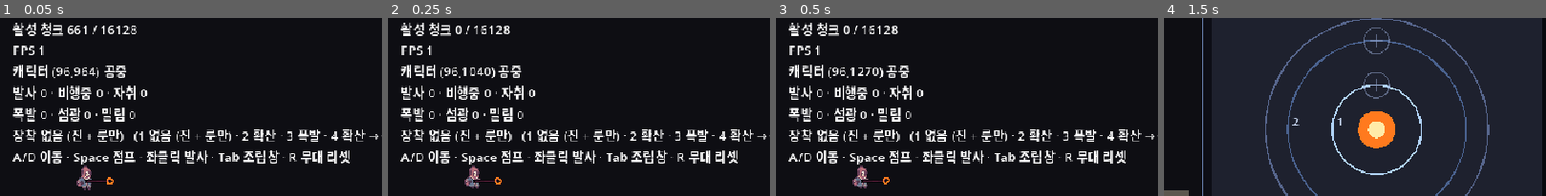
Above: before the commit, frames 1-4 (left to right).
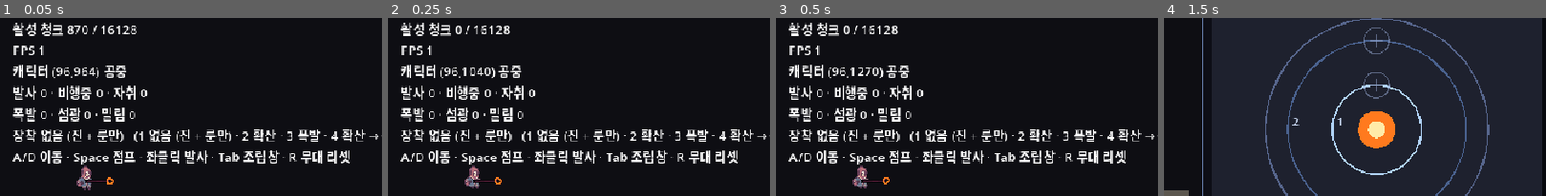
Above: after the commit, the same moments.

Repository: djgnfj-svg/tockbon
Game: Godot game, scene res://src/stage/stage.tscn
Same seed, same stepped clock (60 frames per second), same inputs: the game is played once before the commit and once after it.
Inputs (mouse positions are % of the whole screen's width and height, from its top left):
- Up to frame 1 (0.05 s): no input
- Up to frame 2 (0.25 s): no input
- Up to frame 3 (0.5 s): no input
- Up to frame 4 (1.5 s): tap Enter at 0.5 s; move the mouse to (72, 53) at 0.52 s; hold D (move_right) 0.53-1.25 s; hold Tab (toggle_assembly) 0.53-1.25 s; click (72, 53) at 0.67 s; tap Space (jump) at 0.77, 1.25 s; drag from (50, 43) to (45, 83) at 1.27 s
The pictures show only the part of the screen within x 0-50%, y 14-64%; the shares and areas given below are measured in that part.

The runs differ from the first frame. In frame 1, 0.2% of the frame differs, in the area x 17-23%, y 4-10%; in frame 2, nothing differs; in frame 3, nothing differs; in frame 4, nothing differs.

Commit message:
water: 청크 경계 버그를 고치고 — 가짜 그물의 새 형태 셋을 하네스에 박는다
## 코드 버그 둘

_touch(i) 가 셀이 제 청크의 첫 행일 때(y%16==0) 위쪽 이웃 청크도 찍는다.
🔴 8이웃을 안 찍었다. 비용 모델(깨어 있는 밴드 하나가 128us · 청크 수와
무관)이 결정적이었다 — 아래·대각을 깨우면 밴드 항이 그대로 커지는데 얻는 게
0이다. 물은 위에서만 온다. ⚠ 좌우는 단계 3에서 _water_step 이 (x±1) 로 옮기기
시작하는 그때 넣는다. 지금 넣으면 옮기는 규칙이 없는 방향을 깨우는 것이다.

cmd_fill(…, WATER) 를 _valid_mat 이 거절하고 짖는다. _fill_rect 를 _write_water
로 보내는 길은 안 골랐다 — cmd_fill 에 양 칸이 없어서 255를 넣는 것은
「채우기가 곧 가득 찬 물」이라는 없는 규칙을 발명하는 것이고, 그러면 물의 문이
둘이 되면서 뜻이 갈린다. 맵에 물을 두는 날 지형 굽기가 이 줄에 부딪히는 게
맞는 신호다.

## 🔴🔴 하네스 — 가짜 그물의 새 형태 셋

앞의 다섯은 「검사 하나가 헛돈다」였다. 이 셋은 「검사들이 다 물리는데 덮이지
않는다」다. ⚠ 그래서 「모든 뮤테이션이 빨개진다」를 확인해도 안 잡힌다 —
뮤테이션 목록 자체가 좁았던 것이다.

  최종 상태만 보는 검사는 순서 계약을 못 잰다. 행 순회를 뒤집어도 최종 상태가
    같아서 세 검사가 전부 초록이었다. 과정을 재는 검사가 따로 필요하다

  맞대기는 「갈라짐」만 잡고 「사라짐」을 못 잡는다. 두 경로를 하나로 접으면
    단언이 항진명제가 된다 — 요약을 죽이고 접근자를 스캔으로 바꾸니
    scan == scan 이 되어 39개 전부 초록이었다

  루프 조건이 처음부터 거짓이면 검사가 통째로 안 돈다. while active > 0 이
    flip 전이라 0에서 시작해 즉시 끝났고 「잠들었다」가 공짜로 통과했다

⚠ 셋 다 라벨은 정확했다. 틀린 것은 라벨이 아니라 그 라벨에 도달하는 경로였다.
⇒ 라벨을 읽고 「그 상태에 정말 들어가나」를 물어라.

그물 1727개 통과(1682에서). 뒤집기 일곱 전부 물었다.
⚠ y < H-1 가드 제거는 단언 159개가 전부 초록이고 래퍼만 잡았다(Out of bounds
30줄) — CLAUDE.md 의 「잡는 것은 래퍼의 마지막 줄 하나뿐」이 실제로 작동한 사례다.

Co-Authored-By: Claude Opus 5 (1M context) <noreply@anthropic.com>

Diff:
--- a/src/sim/cell_grid.gd
+++ b/src/sim/cell_grid.gd
@@ -228,7 +228,33 @@
 ##  비우기도 전부 거기를 지난다 ⇒ 문이 하나라 빠뜨릴 자리가 없다.
 ## 🔴 **`_ignite_cell` 은 안 부른다.** `_flag`·`_aux` 만 만지고 재료를 안 바꾸며, 점화 조건이
 ##  연료 > 0 이라 **물 칸(연료 0)에 원리적으로 못 닿는다.** 불은 파면 목록이라 청크와 독립이다.
+##
+## 🔴🔴 **자기 청크만 찍으면 청크 경계에 「보이지 않는 벽」이 선다.** 2026-08-07에 verify-read2가
+##  **원본 코드에서 재현했다**(뮤테이션 없이):
+##
+##      물 y=335(밴드 20) · 아래 y=336(밴드 21)은 돌 ⇒ 3틱에 잠든다
+##      바로 아래만 판다 ⇒ **10틱 뒤에도 물이 y=335에 그대로 떠 있다**
+##
+##  ⚠ 판 칸의 청크만 깨어나고 **물이 든 밴드는 잠든 채**라 순회가 통째로 건너뛴다.
+##   에러 0 · 화면엔 「공중에 뜬 물」로만 보인다. 🔴 **폭발·파기·다 탄 나무가 전부 이 경로다**
+##   (물기둥 바닥의 y가 16의 배수 −1일 때 — 대략 16번에 1번).
+##
+## ⇒ **「물이 이 칸으로 흘러들 수 있는 방향」의 청크도 같이 찍는다.**
+## 🔴 **8이웃을 다 찍지 않는다.** 깨어 있는 밴드 하나가 128μs이고 그건 **그 밴드의 청크 수와
+##  무관하다**(verify-run 실측) — 넓게 깨우면 밴드 수가 늘어 그 항이 그대로 커진다.
+##  ⇒ 아래·대각은 안 찍는다. 물은 위로도 대각으로도 안 온다.
+## 🔴🔴 **단계 3에서 좌우가 붙으면 여기에 좌우 이웃을 더해야 한다** — `_water_step` 이
+##  `(x±1, y)` 로 옮기기 시작하는 순간 **열 경계에서 같은 벽이 서고, 그쪽이 훨씬 자주 걸린다.**
+##  ⚠ 지금 미리 안 넣는 이유는 하나다: **옮기는 규칙이 없는 방향을 깨우면 재는 그물이 없다.**
 func _touch(i: int) -> void:
+	_touch_chunk_of(i)
+	# 🔴 이 칸이 제 청크의 **첫 행**일 때만 위쪽 이웃이 다른 청크다. 아니면 위에서 이미 찍혔다.
+	if (i >> X_SHIFT) % Tuning.CHUNK_CELLS == 0 and i >= W:
+		_touch_chunk_of(i - W)
+
+
+## 셀 인덱스가 든 청크 하나를 dirty 로 찍는다.
+func _touch_chunk_of(i: int) -> void:
 	var band := (i >> X_SHIFT) / Tuning.CHUNK_CELLS
 	var c := band * CHUNK_W + ((i & X_MASK) / Tuning.CHUNK_CELLS)
 	# 🔴 밴드 요약은 **증분으로만** 유지된다 — 여기서 중복을 안 거르면 같은 청크를 여러 번
@@ -282,6 +308,9 @@
 func _water_step() -> void:
 	# 🔴 dir 은 `_tick` 에서 파생시킨다 — **상태를 새로 안 든다.** `_tick` 이 이미 결정론적이라
 	#  따로 들면 그 둘이 갈라지는 날이 오고, 갈라진 쪽은 멀티에서만 보인다.
+	# ⚠🔴 **지금 dir 은 아무 일도 안 한다.** 아래로만 가는 단계라 좌우 대칭이 원리적으로 없고,
+	#  **통째로 지워도 그물이 하나도 안 짖는다**(2026-08-07에 확인했다). 순회 방향만 뒤집을 뿐이다.
+	#  ⇒ **소비자는 단계 3(좌우 나눔)에서 생긴다.** 그때 「좌우 편향 없음」 그물이 이걸 잰다.
 	var dir := 1 if (_tick & 1) == 0 else -1
 	var cc := Tuning.CHUNK_CELLS
 	var band := CHUNK_H - 1
@@ -474,6 +503,18 @@
 ##  셰이더는 `clamp`라 마젠타로 뜬다 ⇒ **시뮬과 렌더가 서로 다른 방식으로** 틀어진다.
 ## ⚠ 내부 루프가 아니라 **커맨드 경계**에서 한 번만 본다 — 채우기 하나가 `_write_cell`을 수천 번 돈다.
 func _valid_mat(mat: int) -> bool:
+	# 🔴🔴 **물은 여기로 못 들어온다.** `cmd_fill` 은 `_write_cell` 을 지나고 그건 `_aux` 를 0으로
+	#  만든다 ⇒ **재료는 WATER인데 양이 0인 칸**이 생기고, `cell_materials.gd` 의 `_aux` 절이
+	#  「원리적으로 없다」고 못 박은 상태가 실제로 선다.
+	#  ⚠ 실측(2026-08-07, verify-read2): `cmd_fill(…, WATER)` 로 놓은 55칸이 **20틱 뒤 0개**다.
+	#   첫 순회에서 `_water_fall` 이 양 0을 아래로 넘기고 그 칸을 EMPTY 로 만든다 — **조용히 증발한다.**
+	# 🔴 **양을 여기서 지어내지 않는다.** `cmd_fill` 에는 양 칸이 없고, 255를 넣는 것은
+	#  「채우기가 곧 가득 찬 물」이라는 **없는 규칙을 발명하는 것**이다. 물의 문은 양을 들고 온다
+	#  (`set_water` · 단계 5의 `CMD_WATER`) ⇒ 여기서는 **짖고 버린다.**
+	# ⚠ 맵에 물을 두는 날 지형 굽기가 이 줄에 부딪힌다. **그게 맞는 신호다** — 그때 물 커맨드가 선다.
+	if mat == Mat.WATER:
+		push_error("CellGrid: 물은 cmd_fill 로 못 놓는다 — 양이 없으면 그 자리에서 증발한다")
+		return false
 	if mat >= 0 and mat < Mat.SLOT_COUNT and Mat.DEFS.has(mat):
 		return true
 	push_error("CellGrid: 모르는 재료 id %d — 커맨드를 버린다" % mat)
@@ -678,6 +719,25 @@
 	return n
 
 
+## 🔴🔴 **파면에 「탈 수 없는 재료」가 앉아 있나. 0이어야 한다.**
+##
+## ⚠ **`claimed_slot_count()` 와 `burning_count()` 로는 원리적으로 못 잡는다** — 그 둘은 **서로만**
+##  맞대므로, 물 칸이 파면 소속을 주장해도 **두 수가 똑같다.**
+## 🔴 그때 무슨 일이 나는가(2026-08-07, verify-read2가 `set_water` 가드를 빼고 재현했다):
+##  물 칸이 `FLAG_BURNING` 을 달고 앉아 있고 `_burn()` 이 **물의 양을 연료로 먹는다**
+##  (255 → 250 → 245 …). 물이 조용히 마르고, 다 마르면 그 칸이 EMPTY 가 된다.
+## ⇒ **단계 6(물이 불을 끈다)의 전제다.** 거기서 두 축이 처음 같은 칸에서 만난다.
+##
+## 🔴 **재료 이름을 안 박고 연료 표에서 파생시킨다** — 「연료가 0인데 타고 있다」가 불변량이고,
+##  그건 물뿐 아니라 돌·빈칸에도 그대로 걸린다. ⚠ **그물 전용 질의다**(파면을 훑는다).
+func unburnable_in_front_count() -> int:
+	var n := 0
+	for k in _burning.size():
+		if _fuel[_mat[_burning[k]]] <= 0:
+			n += 1
+	return n
+
+
 ## 🔴🔴 **「타고 있나」의 단일 소스다** — `is_solid`와 같은 이유다.
 ##  캐릭터(지속 피해)도 연료 조회도 이걸 지난다. 각자 `flag_at() & FLAG_BURNING`을 쓰면
 ##  깃발의 뜻이 바뀌는 날 한쪽만 안 따라오고, 그건 「불 위에 서 있는데 안 아프다」로만 보인다.
--- a/tests/nets/net_water.gd
+++ b/tests/nets/net_water.gd
@@ -32,6 +32,11 @@
 	_water_falls_and_stacks(t)
 	_water_total_is_conserved(t)
 	_settled_water_sleeps(t)
+	_digging_below_a_chunk_edge_wakes_the_water(t)
+	_cmd_fill_refuses_water(t)
+	_water_moves_mark_the_screen_dirty(t)
+	_bottom_row_water_is_safe(t)
+	_front_has_no_unburnable(t)
 
 
 ## 🔴 격자와 청크가 안 나눠떨어지면 가장자리 셀이 **범위 밖 청크를 찍는다.**
@@ -110,20 +115,30 @@
 func _fill_wakes_exactly_the_covered_chunks(t) -> void:
 	var cc := Tuning.CHUNK_CELLS
 	var g := CellGrid.new()
-	# 청크 (2..5, 3..6) = 4 × 4 = 16개를 정확히 덮는다.
+	# 청크 (2..5, 밴드 3..6) = 4 × 4 = 16개를 정확히 덮는다.
 	g.apply(CellGrid.cmd_fill(2 * cc, 3 * cc, 6 * cc - 1, 7 * cc - 1, Mat.STONE))
 	g.step()
-	t.eq(g.active_chunk_count(), 16, "청크 격자에 딱 맞는 채우기가 정확히 16청크를 깨운다")
+	# 🔴🔴 **16이 아니라 20이다** — `_touch` 가 **위쪽 이웃 청크도 깨우기 때문이다**(청크 경계의
+	#  「보이지 않는 벽」 고침). 채운 사각형의 첫 행이 밴드 3의 첫 행이라 **밴드 2의 4청크**가 따라 깬다.
+	#  ⚠ 이 수가 16으로 돌아가면 그 고침이 사라진 것이다.
+	t.eq(g.active_chunk_count(), 20, "덮은 16청크 + 위쪽 이웃 4청크 = 20이 깨어난다")
 	t.ok(g.chunk_awake_at(2 * cc, 3 * cc), "왼쪽 위 모서리 청크가 깨어 있다")
 	t.ok(g.chunk_awake_at(6 * cc - 1, 7 * cc - 1), "오른쪽 아래 모서리 청크가 깨어 있다")
+	t.ok(g.chunk_awake_at(2 * cc, 3 * cc - 1), "바로 위 청크가 깨어 있다 (물이 위에서 흘러든다)")
+
+	# 🔴🔴 **좁게 깨우는 것이 결정이다.** 8이웃을 다 찍으면 아래·좌우도 깨어 있을 것이고,
+	#  깨어 있는 밴드 하나가 128μs라 그 값이 그대로 예산이 된다(verify-run 실측).
+	#  ⇒ **물이 흘러들 수 있는 방향(위)만** 깨운다.
+	t.ok(not g.chunk_awake_at(2 * cc, 1 * cc), "두 밴드 위(밴드 1)는 안 깨어 있다 (한 칸만 번진다)")
+	t.ok(not g.chunk_awake_at(2 * cc, 7 * cc), "**아래** 청크는 안 깨어 있다 (물은 아래에서 안 온다)")
 	t.ok(not g.chunk_awake_at(2 * cc - 1, 3 * cc), "채운 자리 바로 왼쪽 청크는 안 깨어 있다")
 	t.ok(not g.chunk_awake_at(6 * cc, 3 * cc), "채운 자리 바로 오른쪽 청크는 안 깨어 있다")
 
-	# 한 칸만 더 채우면 정확히 한 청크가 더 깨어야 한다 — 인덱스가 밀리면 여기가 어긋난다.
+	# 한 칸만 더 채우면 정확히 한 열이 더 깨어야 한다 — 인덱스가 밀리면 여기가 어긋난다.
 	var g2 := CellGrid.new()
 	g2.apply(CellGrid.cmd_fill(2 * cc, 3 * cc, 6 * cc, 7 * cc - 1, Mat.STONE))
 	g2.step()
-	t.eq(g2.active_chunk_count(), 20, "오른쪽으로 한 칸 넘치면 밴드 4개 × 1청크가 더 깨어난다")
+	t.eq(g2.active_chunk_count(), 25, "오른쪽으로 한 칸 넘치면 밴드 5개 × 1청크가 더 깨어난다")
 
 
 ## 🔴🔴 **점화는 청크를 안 찍는다 — 결정이지 사고가 아니다.**
@@ -347,12 +362,19 @@
 	t.eq(y0 / Tuning.CHUNK_CELLS, 35, "시작 행이 밴드 35다 (아래 경계 통과의 전제)")
 	t.eq(576 / Tuning.CHUNK_CELLS, 36, "네 칸 아래가 밴드 36이다 — 이 검사가 밴드 경계를 지난다")
 	g.set_water(50, y0, Tuning.WATER_MAX)
+	# 🔴🔴 **두 번째 기둥이 아래 밴드를 깨어 있게 잡아 둔다.** 없으면 밴드 순서 뒤집기가
+	#  **안 잡힌다** — 기둥이 하나면 물이 밴드 36에 처음 들어가는 그 틱에 36이 아직 잠들어 있어서
+	#  순회가 그 밴드를 아예 안 돌고, 뒤집힌 순서가 드러날 자리가 없다(2026-08-07에 확인했다).
+	g.set_water(52, 578, Tuning.WATER_MAX)
 
 	for k in 6:
 		g.step()
 		t.eq(g.aux_at(50, y0 + k + 1), Tuning.WATER_MAX,
 			"%d틱 뒤 정확히 %d칸 내려와 있다" % [k + 1, k + 1])
 		t.eq(g.aux_at(50, y0 + k), 0, "%d틱 뒤 직전 자리는 비었다" % (k + 1))
+		# 🔴 아래 밴드의 기둥도 한 틱에 한 칸이어야 한다 — 밴드 순서가 뒤집히면 여기가 먼저 깨진다.
+		t.eq(g.aux_at(52, 578 + k + 1), Tuning.WATER_MAX,
+			"%d틱 뒤 아래 밴드 기둥도 정확히 %d칸이다" % [k + 1, k + 1])
 
 
 ## 🔴 공중에 놓은 물이 바닥까지 내려가 쌓이나. **아래로만** 가는 단계라 결과가 정확히 예측된다.
@@ -430,8 +452,13 @@
 func _settled_water_sleeps(t) -> void:
 	var g := CellGrid.new()
 	g.apply(CellGrid.cmd_fill(0, 500, 200, 500, Mat.STONE))
+	# 🔴🔴 **여러 층을 부어야 한다.** 한 층만 부으면 쌓인 물 위에 물이 없어서
+	#  `_water_fall` 의 「아래가 꽉 찼다(`space <= 0`)」 가지를 **한 번도 안 지난다** —
+	#  그 조기 탈출을 지워도 이 검사가 초록이었다(2026-08-07에 확인했다).
+	#  ⚠ 지우면 꽉 찬 칸끼리 매 틱 **양이 안 바뀌는 쓰기**를 주고받으며 청크를 영영 깨운다.
 	for x in range(40, 80):
-		g.set_water(x, 470, Tuning.WATER_MAX)
+		for k in 3:
+			g.set_water(x, 470 + k, Tuning.WATER_MAX)
 	g.step()
 
 	# 떨어지는 동안에는 깨어 있어야 한다 — 안 그러면 아래 0이 「처음부터 아무 일도 없었다」다.
@@ -448,7 +475,177 @@
 	for _i in 50:
 		g.step()
 	t.eq(g.active_chunk_count(), 0, "그 뒤 50틱을 더 돌려도 0이다")
-	t.eq(g.aux_at(60, 499), Tuning.WATER_MAX, "물은 바닥에 그대로 있다 (사라진 게 아니다)")
+	# 🔴 **세 층이 실제로 꽉 찬 채 겹쳐 있다** — 이게 「아래가 꽉 찼다」 가지를 매 틱 지나는
+	#  형태이고, 그런데도 잠든다는 것이 이 검사의 요점이다.
+	for k in 3:
+		t.eq(g.aux_at(60, 499 - k), Tuning.WATER_MAX,
+			"바닥에서 %d칸 위가 꽉 찬 채로 남아 있다" % (k + 1))
+
+
+## 🔴🔴 **청크 경계의 「보이지 않는 벽」.** 잠든 물 **바로 아래**를 파는데 그 아래가 **다음 밴드**면,
+##  판 칸의 청크만 깨어나고 **물이 든 밴드는 잠든 채**라 순회가 통째로 건너뛴다.
+##
+## ⚠ **원본 코드에서 실제로 났다**(2026-08-07, verify-read2 · 뮤테이션 없이):
+##  물이 y=335에 `aux=255` 인 채 **10틱 뒤에도 공중에 떠 있었다.** 에러 0.
+## 🔴 **폭발·파기·다 탄 나무가 전부 이 경로다** — 물기둥 바닥의 y가 16의 배수 −1일 때 걸리므로
+##  **대략 16번에 1번**이다. 화면엔 「공중에 뜬 물」로만 보인다.
+##
+## 🔴 **대조군을 같이 잰다.** 같은 청크 안에서 판 경우는 늘 동작하므로, 그것만 재면
+##  「물이 떨어진다」가 초록인 채 경계만 조용히 죽는다.
+func _digging_below_a_chunk_edge_wakes_the_water(t) -> void:
+	var cc := Tuning.CHUNK_CELLS
+	# 밴드 20의 **마지막 행** = 청크 경계 바로 위.
+	var y_edge := 21 * cc - 1
+	t.eq(y_edge / cc, 20, "물이 밴드 20의 마지막 행에 있다")
+	t.eq((y_edge + 1) / cc, 21, "그 바로 아래가 밴드 21이다 — 이 검사의 전제")
+
+	var g := CellGrid.new()
+	g.apply(CellGrid.cmd_fill(90, y_edge + 1, 110, y_edge + 4, Mat.STONE))
+	g.set_water(100, y_edge, Tuning.WATER_MAX)
+	# 🔴🔴 **먼저 한 틱을 돌려야 한다.** 커맨드는 `_dirty` 만 찍으므로 flip 전에는
+	#  `active_chunk_count()` 가 **0이다** — 그냥 `while active > 0` 로 시작하면 루프가
+	#  **한 번도 안 돌고** 아래 「잠들었다」가 공짜로 통과한다.
+	#  ⚠ 실제로 그렇게 짰다가 뮤테이션이 안 물어서 알았다(2026-08-07). 검사가 헛돌고 있었다.
+	g.step()
+	var settle := 1
+	while g.active_chunk_count() > 0 and settle < 20:
+		g.step()
+		settle += 1
+	t.ok(settle > 1, "물이 실제로 떨어지는 동안 깨어 있었다 (%d틱 — 루프가 헛돌지 않았다)" % settle)
+	t.eq(g.active_chunk_count(), 0, "돌 위에 얹힌 물이 먼저 잠든다 (%d틱)" % settle)
+	t.eq(g.aux_at(100, y_edge), Tuning.WATER_MAX, "물은 그 자리에 있다")
+
+	# 🔴 **물 바로 아래만 판다.** 물 칸은 안 건드린다 — 건드리면 물의 청크가 제 손으로 깨어나
+	#  이 검사가 통째로 헛돈다.
+	g.apply(CellGrid.cmd_fill(100, y_edge + 1, 100, y_edge + 1, Mat.EMPTY))
+	for _i in 10:
+		g.step()
+	t.eq(g.aux_at(100, y_edge), 0, "10틱 뒤 물이 원래 자리에 없다 (공중에 안 떠 있다)")
+	t.eq(g.aux_at(100, y_edge + 1), Tuning.WATER_MAX, "판 자리로 내려왔다")
+
+	# 대조군 — 같은 청크 안에서 파면 원래도 됐다. 둘이 갈리는 것이 이 버그의 모양이다.
+	var h := CellGrid.new()
+	var y_mid := 21 * cc + 5
+	t.eq(y_mid / cc, (y_mid + 1) / cc, "대조군은 위아래가 같은 밴드다 (전제)")
+	h.apply(CellGrid.cmd_fill(90, y_mid + 1, 110, y_mid + 4, Mat.STONE))
+	h.set_water(100, y_mid, Tuning.WATER_MAX)
+	h.step()  # 🔴 위와 같은 이유 — flip 전에는 활성이 0이라 루프가 헛돈다
+	var h_settle := 1
+	while h.active_chunk_count() > 0 and h_settle < 20:
+		h.step()
+		h_settle += 1
+	t.eq(h.active_chunk_count(), 0, "대조군도 먼저 잠든다 (%d틱)" % h_settle)
+	h.apply(CellGrid.cmd_fill(100, y_mid + 1, 100, y_mid + 1, Mat.EMPTY))
+	for _i in 10:
+		h.step()
+	t.eq(h.aux_at(100, y_mid + 1), Tuning.WATER_MAX, "대조군도 내려온다 (같은 청크 안)")
+
+
+## 🔴🔴 **`cmd_fill` 로는 물을 못 놓는다.** 그 문은 `_write_cell` 을 지나 `_aux` 를 0으로 만들고,
+##  그러면 **재료는 WATER인데 양이 0인 칸**이 선다 — `cell_materials.gd` 의 `_aux` 절이
+##  「원리적으로 없다」고 못 박은 상태다.
+## ⚠ 실측(2026-08-07, verify-read2): 그렇게 놓은 물 55칸이 **20틱 뒤 0개**다. 조용히 증발한다.
+## 🔴 **곧 실제로 밟는다** — 맵에 물을 두는 날 지형 굽기가 이 경로를 쓴다. 그래서 짖게 해 뒀다.
+func _cmd_fill_refuses_water(t) -> void:
+	var g := CellGrid.new()
+	t.expect_error("CellGrid: 물은 cmd_fill 로 못 놓는다")
+	g.apply(CellGrid.cmd_fill(10, 695, 20, 699, Mat.WATER))
+	t.eq(g.count_material(Mat.WATER), 0, "cmd_fill 이 물을 한 칸도 안 놓는다")
+	t.eq(g.mat_at(15, 697), Mat.EMPTY, "그 자리가 빈칸 그대로다")
+
+	# 🔴 **거절이 「양 0짜리 물」보다 낫다는 것이 요점이다.** 물의 문으로는 여전히 놓인다.
+	t.ok(g.set_water(15, 697, 128), "같은 자리에 물의 문으로는 놓인다")
+	t.eq(g.aux_at(15, 697), 128, "양이 실제로 들어간다")
+
+
+## 🔴🔴 **시뮬은 도는데 화면이 안 바뀐다 — CLAUDE.md 의 대표 가짜.**
+##  `_changed` 가 「화면을 다시 올리나」의 단일 소스인데 **`net_water` 가 한 번도 안 봤다** ⇒
+##  `_write_water` 의 `_changed += 1` 을 지워도 전 그물이 초록이었다(2026-08-07에 확인했다).
+## ⚠ **반대쪽도 같이 잰다** — 늘 0이 아닌 값을 주면 그건 「매 프레임 전부 다시 올린다」라
+##  또 다른 고장이고, 그쪽은 성능으로만 드러난다.
+func _water_moves_mark_the_screen_dirty(t) -> void:
+	var g := CellGrid.new()
+	g.apply(CellGrid.cmd_fill(0, 700, 100, 700, Mat.STONE))
+	g.set_water(50, 690, Tuning.WATER_MAX)
+	g.consume_changed()  # 놓기까지의 몫을 걷어낸다
+
+	g.step()
+	t.eq(g.aux_at(50, 691), Tuning.WATER_MAX, "물이 실제로 한 칸 움직였다 (전제)")
+	t.ok(g.consume_changed() > 0, "물이 움직인 틱은 화면을 다시 올리라고 표시한다")
+
+	# 다 쌓여 잠든 뒤에는 0이어야 한다.
+	while g.active_chunk_count() > 0:
+		g.step()
+	g.consume_changed()
+	for _i in 10:
+		g.step()
+	t.eq(g.consume_changed(), 0, "잠든 뒤에는 화면을 안 건드린다")
+
+
+## 🔴 **격자 맨 아래 행.** `_water_step` 의 `y < H - 1` 가드가 없으면 `below` 가 격자를 넘어
+##  **매 틱 엔진 「Index out of bounds」**가 난다 — 그건 단언에 안 잡히는 침묵사고, 래퍼만 잡는다.
+## ⚠ 그물이 물을 y=600대까지만 놓고 있어서 이 가드가 **한 번도 안 밟혔다**(2026-08-07).
+func _bottom_row_water_is_safe(t) -> void:
+	var g := CellGrid.new()
+	t.ok(g.set_water(300, CellGrid.H - 1, Tuning.WATER_MAX), "격자 맨 아래 행에 물을 놓는다")
+	t.ok(g.set_water(301, CellGrid.H - 2, Tuning.WATER_MAX), "그 바로 위에도 놓는다")
+	for _i in 20:
+		g.step()
+	# 🔴 아래로 갈 곳이 없으므로 그대로 있어야 한다. 격자 밖으로 새면 총량이 준다.
+	t.eq(g.aux_at(300, CellGrid.H - 1), Tuning.WATER_MAX, "맨 아래 물이 격자 밖으로 안 샌다")
+	t.eq(g.aux_at(301, CellGrid.H - 1), Tuning.WATER_MAX, "위 칸의 물은 맨 아래로 내려온다")
+	t.eq(g.aux_at(301, CellGrid.H - 2), 0, "내려온 자리는 비었다")
+	t.eq(g.active_chunk_count(), 0, "그리고 잠든다")
+
+
+## 🔴🔴 **파면에 탈 수 없는 재료가 앉아 있나.** 물과 불이 같은 칸에서 만나는 것을 막는 불변량이고,
+##  **단계 6의 전제**다.
+## ⚠ **`claimed == burning` 으로는 원리적으로 못 잡는다** — 그 둘은 서로만 맞대므로 물 칸이
+##  파면 소속을 주장해도 두 수가 같다. 그때 `_burn` 이 **물의 양을 연료로 먹는다**
+##  (255 → 250 → 245 …, verify-read2 실측). 물이 조용히 마른다.
+func _front_has_no_unburnable(t) -> void:
+	var g := CellGrid.new()
+	g.apply(CellGrid.cmd_fill(0, 800, 200, 800, Mat.STONE))
+	g.apply(CellGrid.cmd_fill(100, 799, 120, 799, Mat.WOOD))
+	for x in range(100, 121):
+		g.ignite(x, 799)
+	t.ok(g.burning_count() > 0, "나무가 탄다 (전제)")
+	t.eq(g.unburnable_in_front_count(), 0, "붙인 직후 파면에 탈 수 없는 재료가 없다")
+
+	# 🔴🔴 **가드의 「결과」를 잰다. 반환값만 보면 안 된다.**
+	#  `set_water` 가 false 를 돌려주는 것을 보는 검사는 위에 이미 있다(`_water_door_refuses_bad_targets`).
+	#  ⚠ 그건 **「거절했다」만 재고 「거절 안 했으면 뭐가 나쁜가」는 안 잰다** — 가드를 지우면
+	#   그 검사는 빨개지지만 **파면이 실제로 오염되는 것은 아무도 안 본다.**
+	#  🔴 여기서 오염 자체를 값으로 잰다: 물 칸이 파면에 앉으면 `_burn` 이 **물의 양을 연료로 먹는다.**
+	var fuel_before := g.fuel_at(100, 799)
+	t.ok(fuel_before > 0, "타는 칸에 연료가 있다 (전제)")
+	g.set_water(100, 799, Tuning.WATER_MAX)
+	t.eq(g.unburnable_in_front_count(), 0, "타는 칸에 물을 놓으려 해도 파면이 안 오염된다")
+	t.eq(g.mat_at(100, 799), Mat.WOOD, "그 칸은 여전히 나무다")
+	g.step()
+	t.eq(g.unburnable_in_front_count(), 0, "한 틱 뒤에도 파면에 탈 수 없는 재료가 없다")
+	t.eq(g.fuel_at(100, 799), fuel_before - Tuning.FIRE_BURN_PER_TICK,
+		"연료가 정상적으로 준다 (물의 양을 연료로 먹고 있지 않다)")
+
+	# 타는 나무 위로 물을 붓는다 — 두 축이 만날 수 있는 유일한 자리다.
+	for x in range(100, 121):
+		g.set_water(x, 790, Tuning.WATER_MAX)
+	# 🔴 **매 틱 본다.** 마지막 틱만 보면 「잠깐 들어갔다 빠졌다」를 놓치는데, 그 한 틱에
+	#  `_burn` 이 이미 물의 양을 먹는다.
+	var dirty_ticks := 0
+	for _i in 30:
+		g.step()
+		if g.unburnable_in_front_count() != 0 or g.claimed_slot_count() != g.burning_count():
+			dirty_ticks += 1
+	t.eq(dirty_ticks, 0, "물이 불 위로 흐르는 30틱 내내 파면이 깨끗하다")
+
+	t.eq(g.unburnable_in_front_count(), 0, "물이 타는 자리에 닿아도 파면에 물이 안 들어간다")
+	t.eq(g.claimed_slot_count(), g.burning_count(), "그때 자리 표도 여전히 맞다")
+
+	# 🔴 다 태운 뒤에도. 자기교환(`at == last`)이 도는 구간이다.
+	for _i in 100:
+		g.step()
+	t.eq(g.unburnable_in_front_count(), 0, "다 탄 뒤에도 파면에 탈 수 없는 재료가 없다")
 
 
 ## 사각형 안의 물을 한 번에 훑는다 ⇒ `[합, 물 칸 수, 최대 양]`.
Not shown, changed: CLAUDE.md
